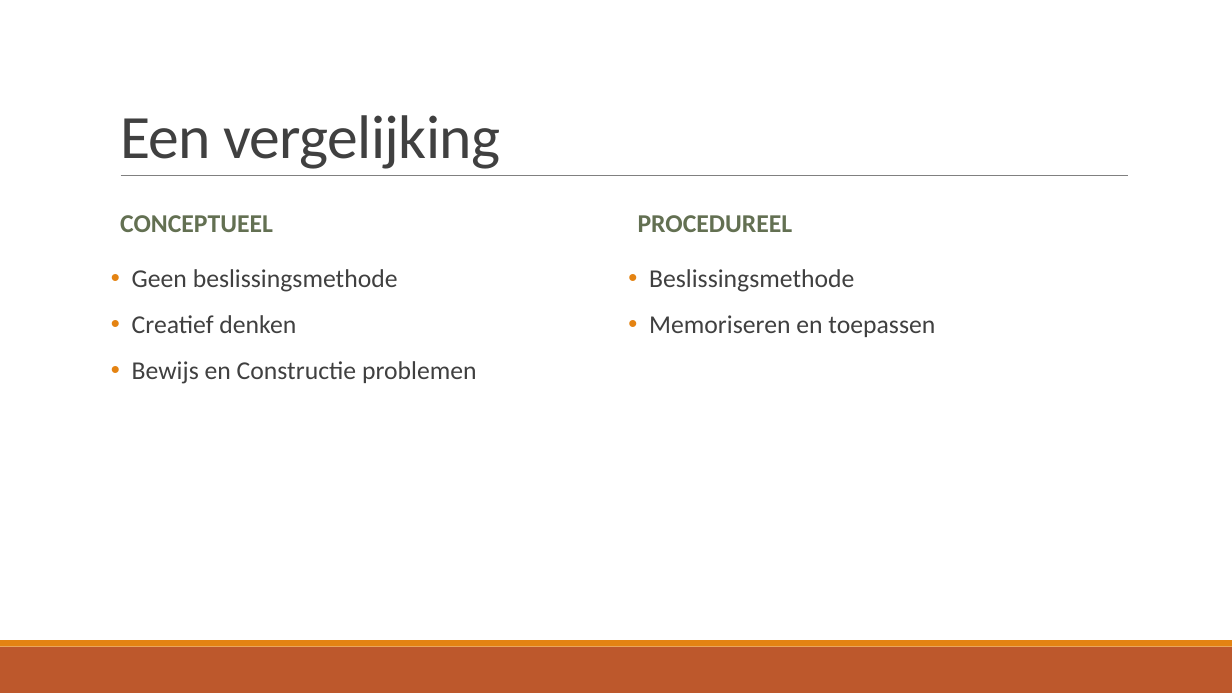
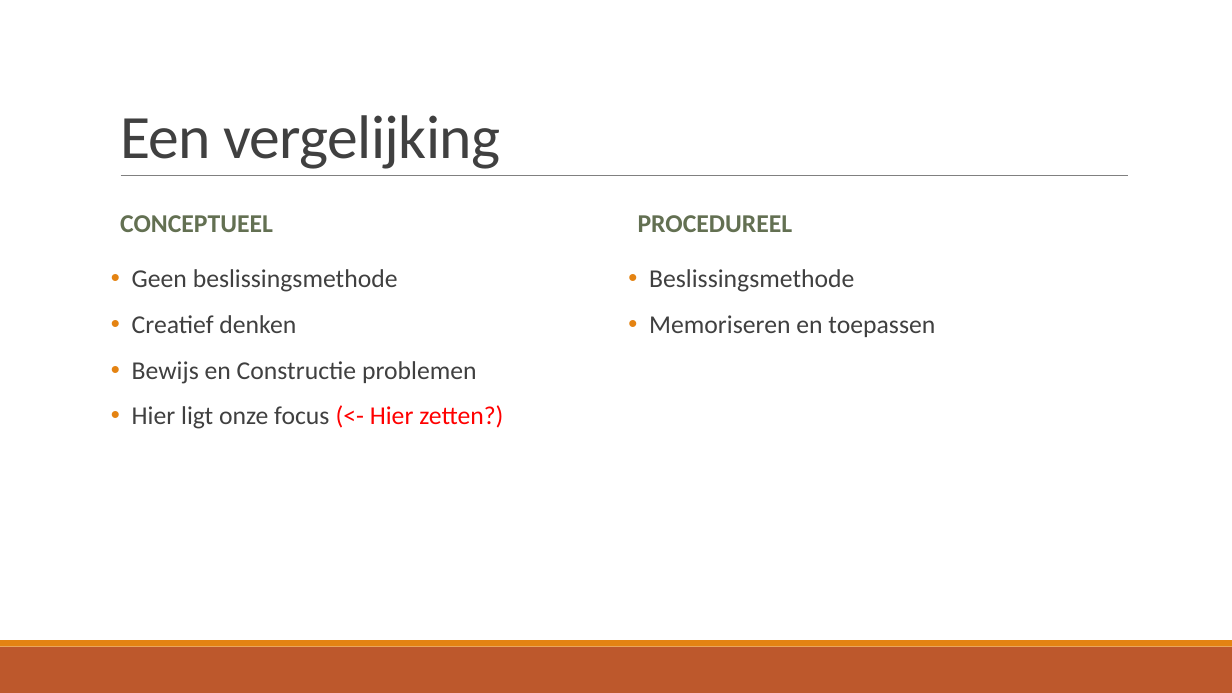
Before and after one commit to TomDeGroote/Bachelorproef, a slide deck: slide 5 of Opdracht 2/Literatuurstudie.pptx. Drawn at 1232x693 pixels with LibreOffice and Linux fonts; fonts in the diff are those of the drawing. Boxes give left, top, right and bottom in pixels: in the first picture for what was removed or moved away, otherwise in the second. Text is boxed around its words. In the diff, an @@ line names an element or a change of style, - is before the commit and + after.

```diff
--- a/Opdracht 2/Literatuurstudie.pptx
+++ b/Opdracht 2/Literatuurstudie.pptx
@@ text at <box>132,405,503,429</box>: paragraph added @@
+• Hier ligt onze focus (<- Hier zetten?)
```
Also in this commit, not shown: 3 other slides changed, 2 slides added, 2 slides removed.
